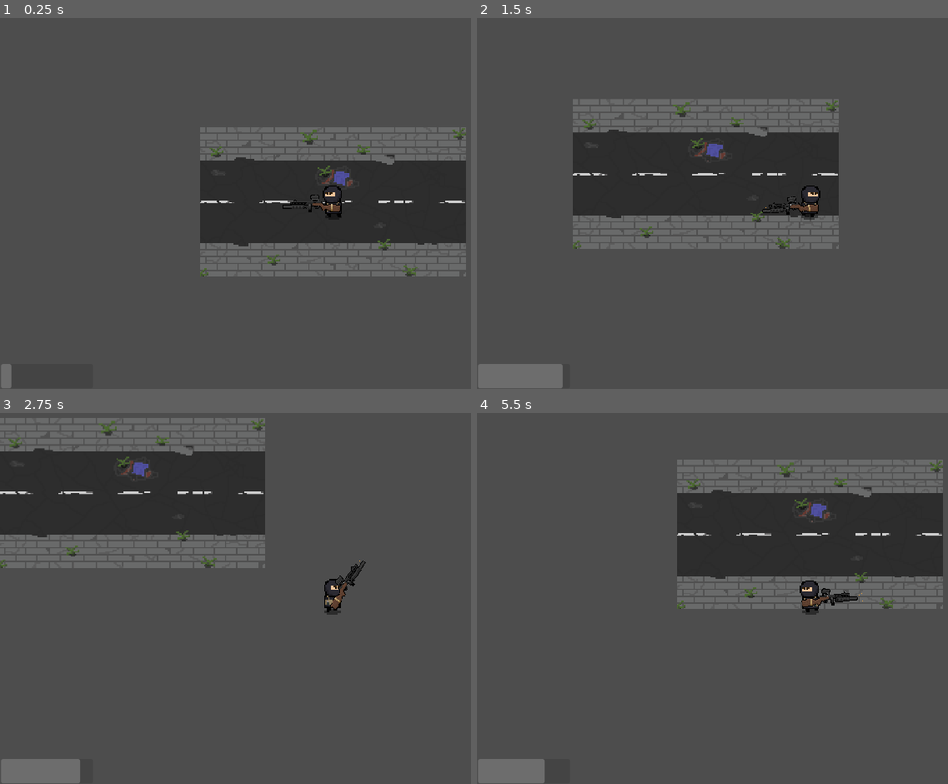
Above: before the commit, frames 1-4 (two rows, left to right).
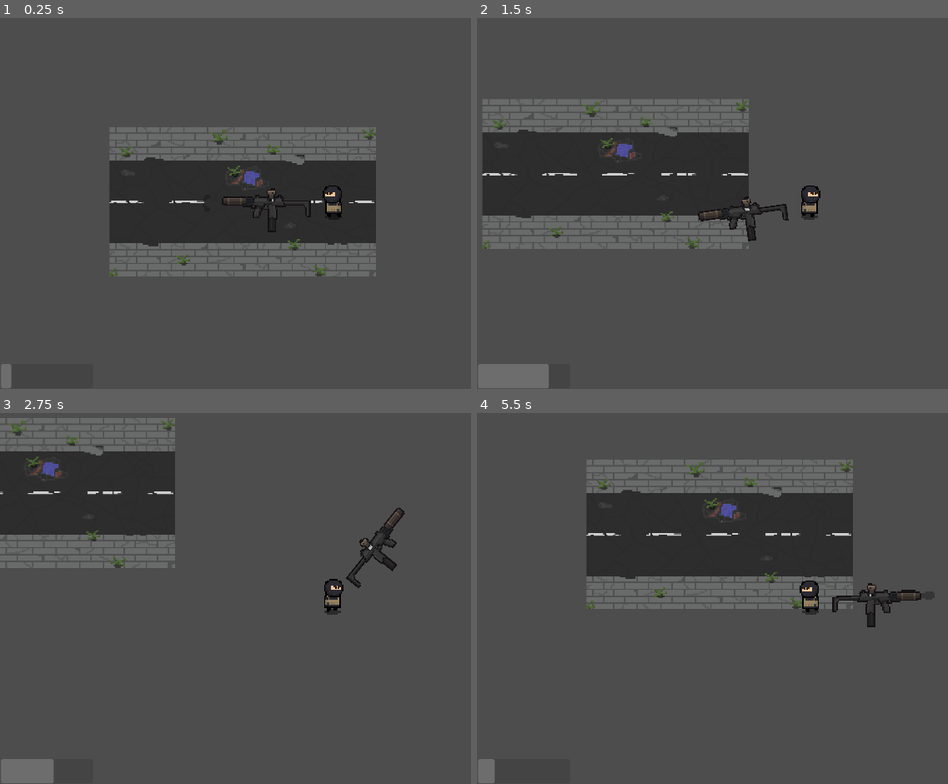
Above: after the commit, the same moments.

Repository: inaxartur/2D-Shooter-Looter
Game: Godot game, scene res://Scenes/map.tscn
Two runs of this game, one before a commit and one after it. Both use one fixed random seed, a clock stepped at 60 frames per second and the inputs below.
Inputs (mouse positions are in pixels of both pictures, inside the frame that each line leads up to):
- Up to frame 1 (0.25 s): no input
- Up to frame 2 (1.5 s): tap Enter at 0.5 s; move the mouse to (outside the picture) at 0.52 s; press the mouse at (outside the picture) at 0.53 s; hold D (m_right) 0.53-1.28 s; move the mouse to (674, 222) at 1.27 s; release the mouse at (674, 222) at 1.28 s; hold S (m_down) from 1.28 s (still down); click (674, 222) at 1.35 s
- Up to frame 3 (2.75 s): move the mouse to (400, 513) at 2.02 s; release S (m_down) at 2.03 s; press the mouse at (400, 513) at 2.03 s; hold D (m_right) from 2.03 s (still down)
- Up to frame 4 (5.5 s): move the mouse to (778, 672) at 2.77 s; release D (m_right) at 2.78 s; release the mouse at (778, 672) at 2.78 s; hold W (m_up) 2.78-3.53 s; click (778, 672) at 2.85 s; move the mouse to (outside the picture) at 3.52 s; press the mouse at (outside the picture) at 3.53 s; hold A (m_left) 3.53-5.03 s; move the mouse to (608, 539) at 4.27 s; release the mouse at (608, 539) at 4.28 s; click (608, 539) at 4.35 s; move the mouse to (844, 598) at 5.02 s; press the mouse at (844, 598) at 5.03 s; hold S (m_down) from 5.03 s (still down)

The runs differ from the first frame. In frame 1, 15% of the frame differs, in the area x 23-99%, y 29-70%; in frame 2, 15%; in frame 3, 9.0%; in frame 4, 16%, in the area x 3-99%, y 12-100%.

Commit message:
Code refactoring and documenting

Diff:
--- a/Scenes/Weapons/mp9/mp9.tscn
+++ b/Scenes/Weapons/mp9/mp9.tscn
@@ -256,7 +256,6 @@
 }]
 
 [node name="weapon_mp9" type="Node2D" unique_id=1373003805 node_paths=PackedStringArray("thisNode", "animator", "reloadTimer", "shootTimer", "barrelPos")]
-scale = Vector2(0.4, 0.4)
 script = ExtResource("1_efxv3")
 thisNode = NodePath(".")
 weaponName = "mp9"
@@ -274,21 +273,15 @@
 [node name="AnimatedSprite2D" type="AnimatedSprite2D" parent="." unique_id=1456238264]
 texture_filter = 1
 texture_repeat = 1
-position = Vector2(-35, 3.3881318e-21)
+position = Vector2(-50, 0)
 sprite_frames = SubResource("SpriteFrames_3806b")
 animation = &"shoot"
 frame = 3
 frame_progress = 0.41541788
 
 [node name="barrel" type="Marker2D" parent="." unique_id=1814937519]
-position = Vector2(-67.5, -9.536743e-07)
-
-[node name="ColorRect" type="ColorRect" parent="barrel" unique_id=263762009]
-offset_left = -2.4999995
-offset_top = -2.5
+position = Vector2(-81, -1)
 
 [node name="reloadTimer" parent="." unique_id=440098755 instance=ExtResource("4_qbe11")]
 
 [node name="shootTimer" parent="." unique_id=1034845819 instance=ExtResource("5_sfeqr")]
-
-[connection signal="timeout" from="shootTimer" to="shootTimer" method="_on_timeout"]
--- a/Scenes/Weapons/ppsh41/ppsh41.tscn
+++ b/Scenes/Weapons/ppsh41/ppsh41.tscn
@@ -263,7 +263,6 @@
 }]
 
 [node name="Weapon" type="Node2D" unique_id=2036369340 node_paths=PackedStringArray("thisNode", "animator", "reloadTimer", "shootTimer", "barrelPos")]
-scale = Vector2(0.4, 0.4)
 script = ExtResource("1_84dhv")
 thisNode = NodePath(".")
 weaponName = "PPSH-41"
--- a/Scenes/map.tscn
+++ b/Scenes/map.tscn
@@ -6,6 +6,7 @@
 [node name="Map" type="Node2D" unique_id=1528279705]
 
 [node name="Player" parent="." unique_id=190026731 instance=ExtResource("1_ci6au")]
+position = Vector2(65, 0)
 
 [node name="Maptexture" type="Sprite2D" parent="." unique_id=1625643969]
 z_index = -2
--- a/Scenes/player.tscn
+++ b/Scenes/player.tscn
@@ -2,7 +2,7 @@
 
 [ext_resource type="Script" uid="uid://biwi5ebyr26ok" path="res://Scripts/player.gd" id="1_cvnsp"]
 [ext_resource type="Texture2D" uid="uid://cnn1t7r0frl8t" path="res://Sprites/player-Sheet.png" id="1_v0iea"]
-[ext_resource type="PackedScene" uid="uid://063j50jpaugr" path="res://Scenes/Weapons/ppsh41/ppsh41.tscn" id="4_fkybt"]
+[ext_resource type="PackedScene" uid="uid://ds3f0y82pv0eq" path="res://Scenes/Weapons/mp9/mp9.tscn" id="4_fkybt"]
 [ext_resource type="Script" uid="uid://dverrybln4way" path="res://Scripts/ammo_bar.gd" id="4_vgqql"]
 
 [sub_resource type="CircleShape2D" id="CircleShape2D_cvnsp"]
@@ -134,5 +134,5 @@
 show_percentage = false
 script = ExtResource("4_vgqql")
 
-[node name="Weapon" parent="." unique_id=2036369340 instance=ExtResource("4_fkybt")]
-position = Vector2(-5.684342e-14, 0.99999994)
+[node name="weapon_mp9" parent="." unique_id=1373003805 instance=ExtResource("4_fkybt")]
+position = Vector2(0, 1)
--- a/Scripts/player.gd
+++ b/Scripts/player.gd
@@ -1,9 +1,16 @@
 extends CharacterBody2D
 
+### debug
 @export var isDebug : bool = false
-@export var inHandItem : Node2D
 var debugIter : int = 0
 
+### export
+@export var inHandItem : Node2D # still in implementation
+
+### onready
+@onready var SpriteAnimator : AnimatedSprite2D = $AnimatedSprite2D
+
+### var
 var directionHorizontal : float
 var directionVertical : float
 
@@ -11,26 +18,26 @@
 
 
 func _physics_process(delta: float) -> void:
+	playerMoveInput()
+	move_and_slide()
+	if(isDebug):
+		debug()
+
+func playerMoveInput() -> void:
 	directionHorizontal = Input.get_axis("m_left", "m_right")
 	directionVertical = Input.get_axis("m_up", "m_down")
 	if directionHorizontal || directionVertical:
 		velocity.x = directionHorizontal * SPEED
 		velocity.y = directionVertical * SPEED
-		$AnimatedSprite2D.play("Walk")
-		if(directionHorizontal > 0 && $AnimatedSprite2D.flip_h == false):
-			$AnimatedSprite2D.flip_h = true
-		elif(directionHorizontal < 0 && $AnimatedSprite2D.flip_h == true):
-			$AnimatedSprite2D.flip_h = false
+		SpriteAnimator.play("Walk")
+		if(directionHorizontal > 0 && SpriteAnimator.flip_h == false):
+			SpriteAnimator.flip_h = true
+		elif(directionHorizontal < 0 && SpriteAnimator.flip_h == true):
+			SpriteAnimator.flip_h = false
 	else:
 		velocity.x = move_toward(velocity.x, 0, SPEED)
 		velocity.y = move_toward(velocity.y, 0, SPEED)
-		$AnimatedSprite2D.play("Idle")
-
-	move_and_slide()
-
-	if(isDebug):
-		debug()
-
+		SpriteAnimator.play("Idle")
 
 func debug() -> void:
 	debugIter += 1
--- a/Scripts/shoot_timer.gd
+++ b/Scripts/shoot_timer.gd
@@ -3,6 +3,5 @@
 @onready var shootTimer : Timer = $"."
 
 func _on_timeout() -> void:
-	print("shootTImers")
 	SignalBus.shootTimerEnded.emit()
 	shootTimer.stop()
--- a/Scripts/weapon.gd
+++ b/Scripts/weapon.gd
@@ -1,6 +1,7 @@
 extends Node2D
 class_name Weapon
 
+### export
 @export var thisNode : Node2D
 @export var weaponName : String
 @export var dmg : int
@@ -13,9 +14,10 @@
 @export var shootTimer : Timer
 @export var barrelPos : Marker2D
 
+### var
 var isShooting : bool = false
 var isReloading : bool = false
-var isMagCapInBarSet : bool = false
+var isMagCapInBarSet : bool = false # Var for running only once # thing to look for better option
 var shootButtonClicked : bool = false
 
 var bulletsInMag : int
@@ -25,15 +27,13 @@
 	bulletsInMag = magCapacity
 	reloadTimer.wait_time = reloadTime
 	shootTimer.wait_time = shootTimerTime
-	#shootTimer.wait_time = setShootTimerTime()
 	SignalBus.reloadTimerEnded.connect(_on_reload_timer_end)
 	SignalBus.shootTimerEnded.connect(_on_shoot_timer_end)
 
 ### INPUT ###
 func _input(event: InputEvent) -> void:
-	if(!isMagCapInBarSet):
+	if(!isMagCapInBarSet): # Here since it doesnt work how it should in _ready() func 	# Good thing to look for better option
 		SignalBus.weaponMagCapacity.emit(magCapacity)
-		print("EMIT MAGCAP")
 		isMagCapInBarSet = true
 	if(event.is_action_pressed("reload")):
 		reload()
@@ -44,6 +44,7 @@
 	if event is InputEventMouseMotion:
 		rotateWeaponToMouse(event.position)
 
+### _PROCCES ####
 func _process(delta: float) -> void:
 	if(shootButtonClicked):
 		shoot()
@@ -63,8 +64,8 @@
 		animator.play("reload")
 
 func rotateWeaponToMouse(mousePos : Vector2) -> void:
-	mousePos.x = mousePos.x - 1920 / 2
-	mousePos.y = mousePos.y - 1080 / 2
+	mousePos.x = mousePos.x - 1920 / 2 # Horizontal center of screen
+	mousePos.y = mousePos.y - 1080 / 2 # Vertical center of screen
 	thisNode.rotation = (thisNode.position.angle_to(mousePos) - PI/2)
 	if (thisNode.position.angle_to(mousePos) > 0 ):
 		animator.flip_v = false
